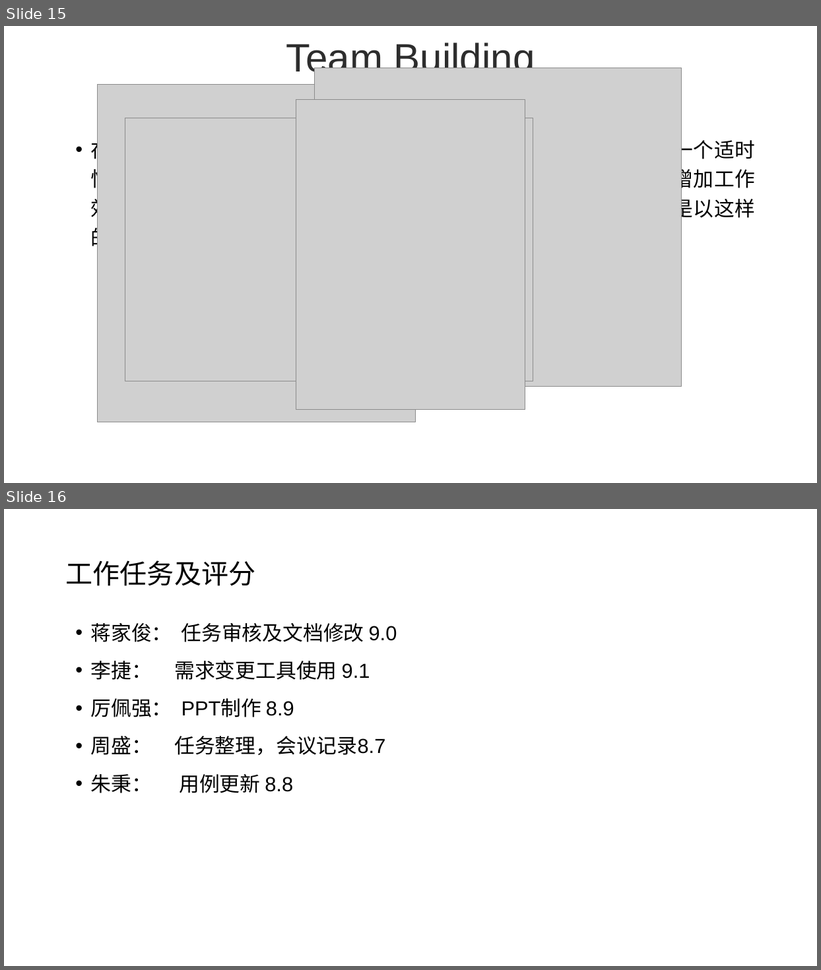
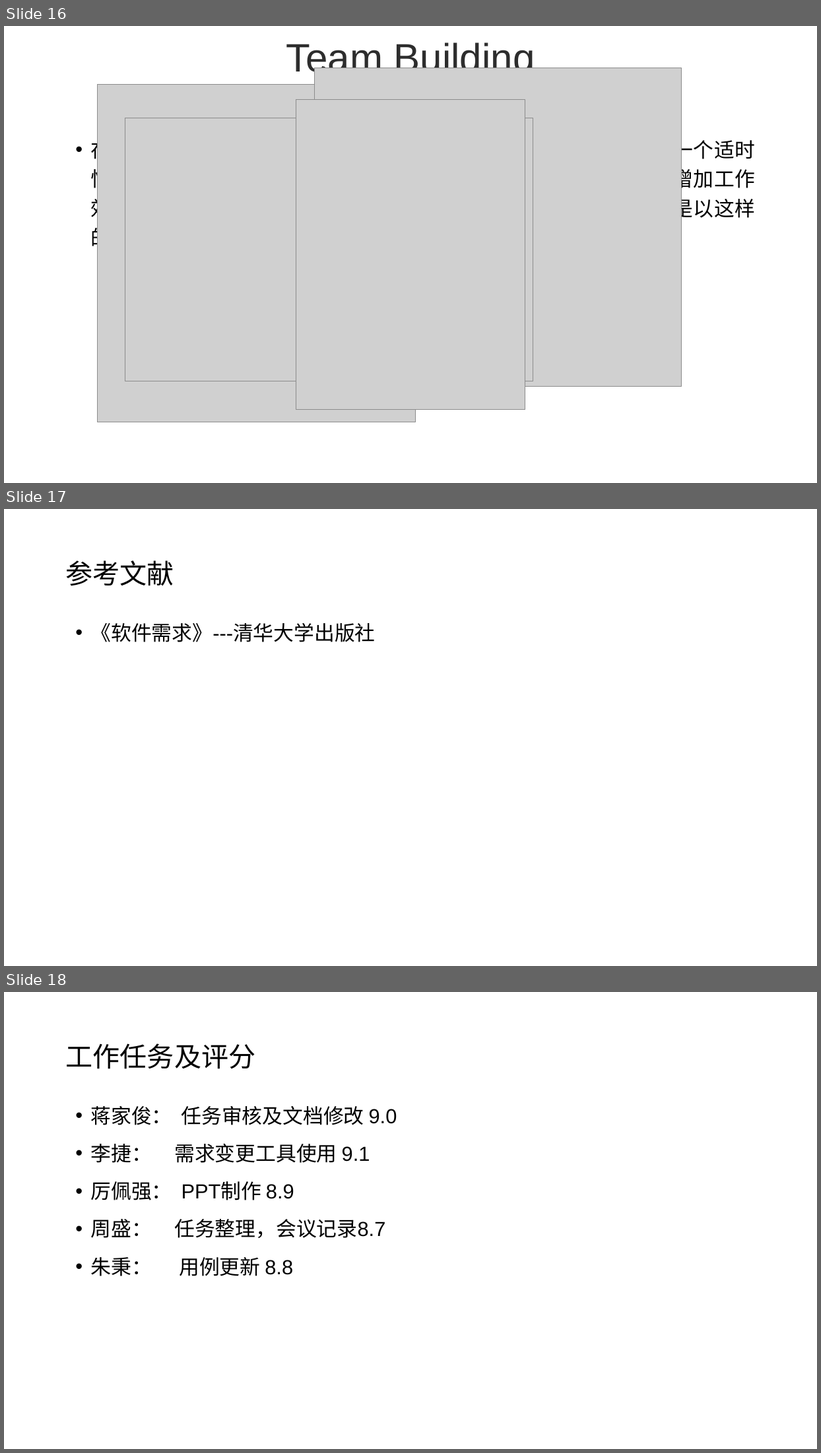
Before and after one commit to PRD-G17/PRD-G17-teamwork, a slide deck: 10后期文档/需求变更评审.pptx. Shown one above the other, each under a label of ours: slides 15 and 16 before the commit, slides 16, 17 and 18 after it. The pictures are 821x970 and 821x1453 pixels, drawn with LibreOffice and Linux fonts; fonts in the diff are those of the drawing; grey boxes stand for pictures. Boxes give left, top, right and bottom in pixels: in the first picture for what was removed or moved away, otherwise in the second. Text is boxed around its words. In the diff, an @@ line names an element or a change of style, - is before the commit and + after.

```diff
--- a/10后期文档/需求变更评审.pptx
+++ b/10后期文档/需求变更评审.pptx
@@ slide 17 added at [4,509,817,966], background #FFFFFF @@
@@ text added at [66,560,174,586], 32 pt, text #000000 @@
+参考文献
@@ text added at [91,623,376,642], 24 pt, text #000000 @@
+• 《软件需求》---清华大学出版社
@@ what was slide 15 is now slide 16 @@
@@ what was slide 16 is now slide 18 @@
```
Also in this commit, not shown: 1 other slide added.
